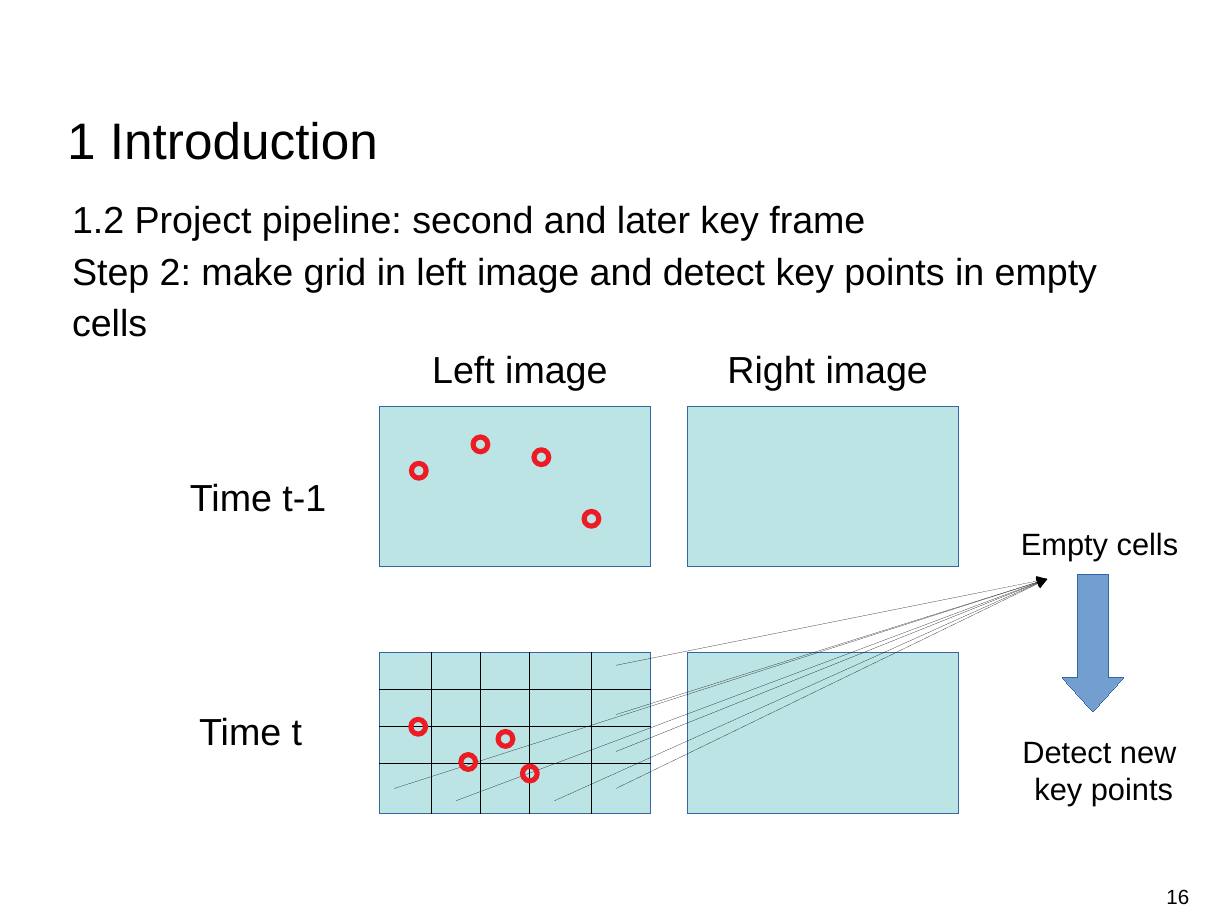
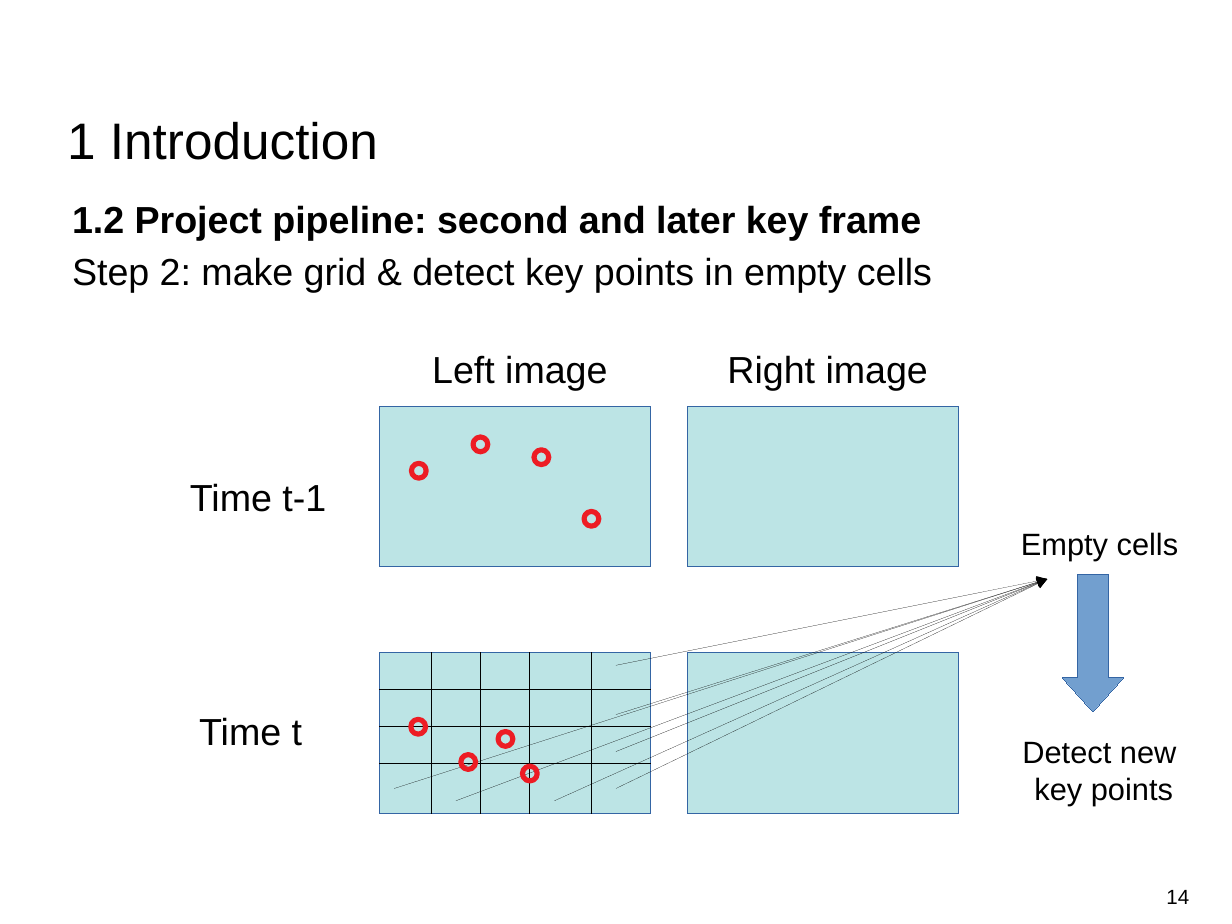
Before and after one commit to Tom-Huang/visual_navigation, a slide deck: slide 14 of FInal_Indirect Visual Odometry with Optical Flow.odp (slide 16 before the commit). Drawn at 1232x924 pixels with LibreOffice and Linux fonts; fonts in the diff are those of the drawing; background and template pictures are left out. Boxes give left, top, right and bottom in pixels: in the first picture for what was removed or moved away, otherwise in the second. Text is boxed around its words. In the diff, an @@ line names an element or a change of style, - is before the commit and + after.

```diff
--- a/FInal_Indirect Visual Odometry with Optical Flow.odp
+++ b/FInal_Indirect Visual Odometry with Optical Flow.odp
@@ text at [72, 205, 921, 241]: bold on in "1.2 Project pipeline: second and later key ..." @@
@@ text at [72, 257, 932, 292]: text changed @@
-Step 2: make grid in left image and detect key points in empty cells
+Step 2: make grid & detect key points in empty cells
@@ page number at [1166, 890, 1189, 904]: text changed @@
-16
+14
```
Also in this commit, not shown: 29 other slides changed, 5 slides removed, 5 other files.
